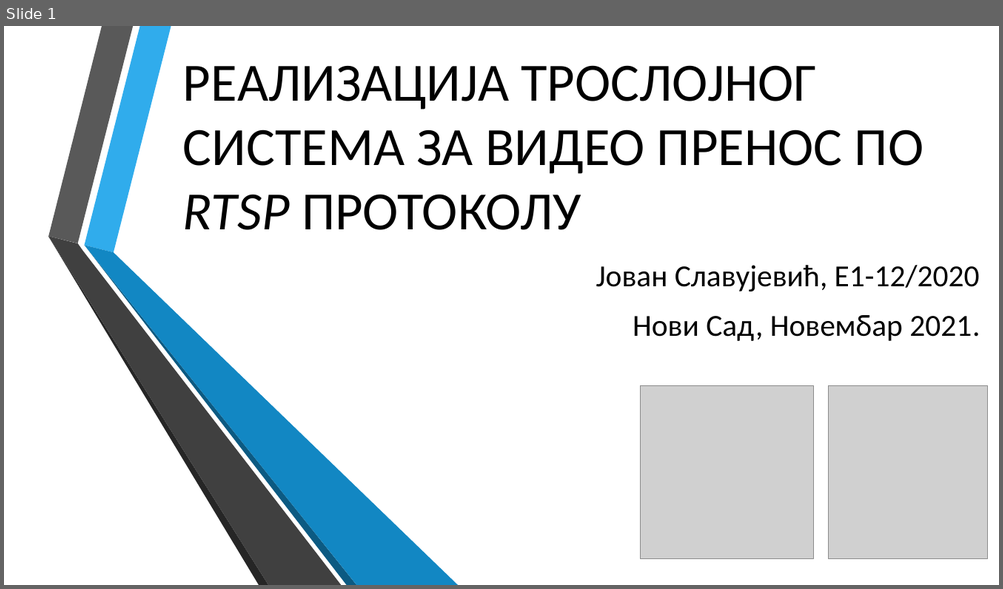
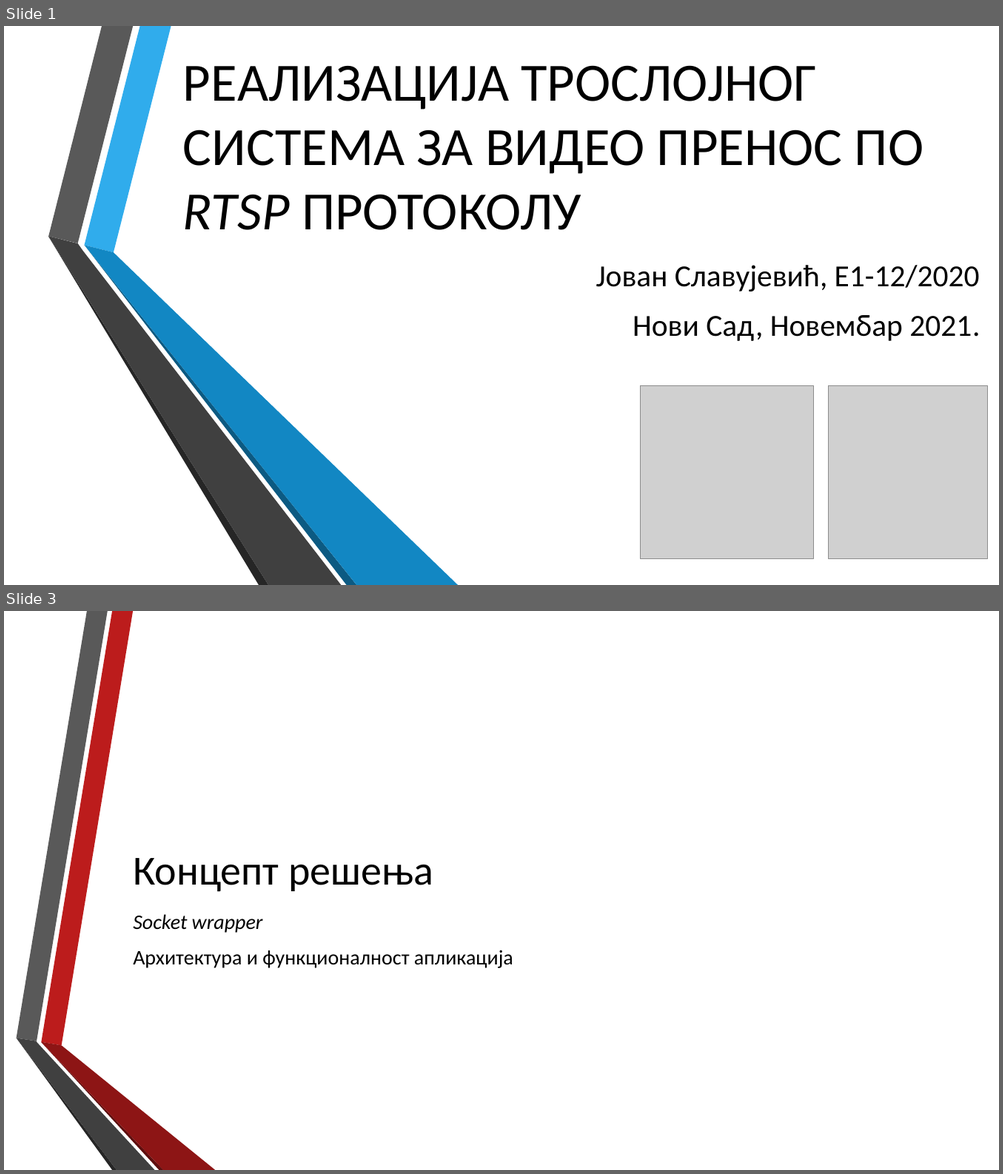
Before and after one commit to jovanSlavujevic96/MSc_RtspStreaming_Cpp, a slide deck: doc/prezentacija_master_e1-12_2020.pptx. Shown one above the other, each under a label of ours: slide 1 before the commit, slides 1 and 3 after it; the slides between them are not shown. The pictures are 1003x589 and 1003x1174 pixels, drawn with LibreOffice and Linux fonts; fonts in the diff are those of the drawing; grey boxes stand for pictures; background and template pictures are left out. Boxes give left, top, right and bottom in pixels: in the first picture for what was removed or moved away, otherwise in the second. Text is boxed around its words. In the diff, an @@ line names an element or a change of style, - is before the commit and + after.

```diff
--- a/doc/prezentacija_master_e1-12_2020.pptx
+++ b/doc/prezentacija_master_e1-12_2020.pptx
@@ slide 3 added at (4, 611, 999, 1170), background picture (left out) @@
@@ title added at (133, 858, 433, 892), 40 pt, text #000000 @@
+Концепт решења
@@ text added at (133, 914, 513, 968), 20 pt, text #000000 @@
+Socket wrapper
+Архитектура и функционалност апликација
@@ group added at (16, 611, 215, 1170): 6 freeform shapes @@
```
Also in this commit, not shown: 5 slides changed, 2 slides removed, 1 other file.
